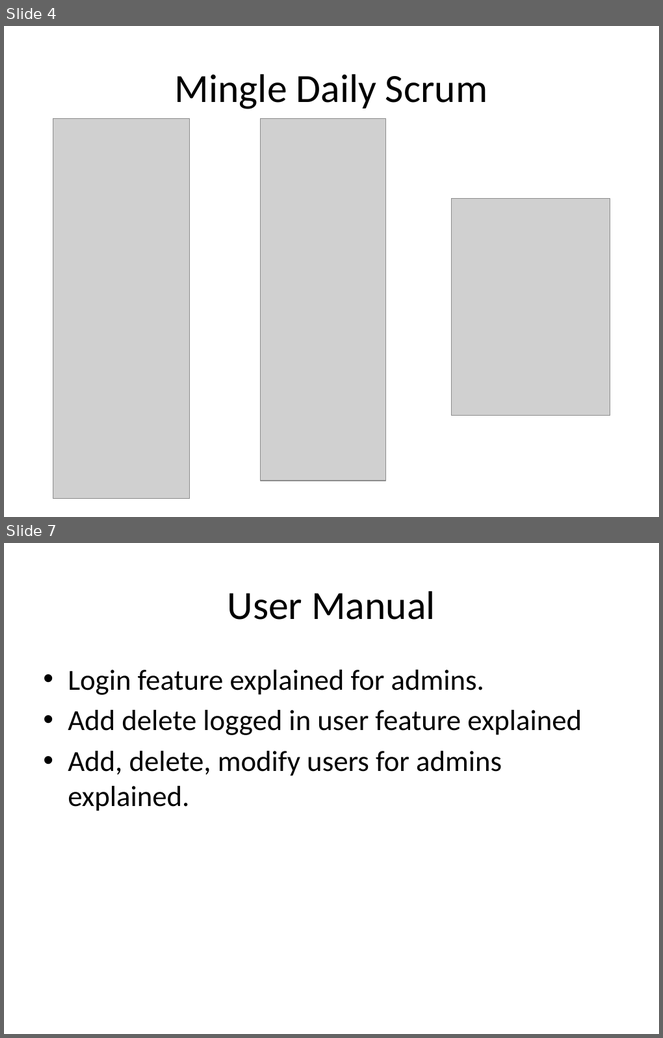
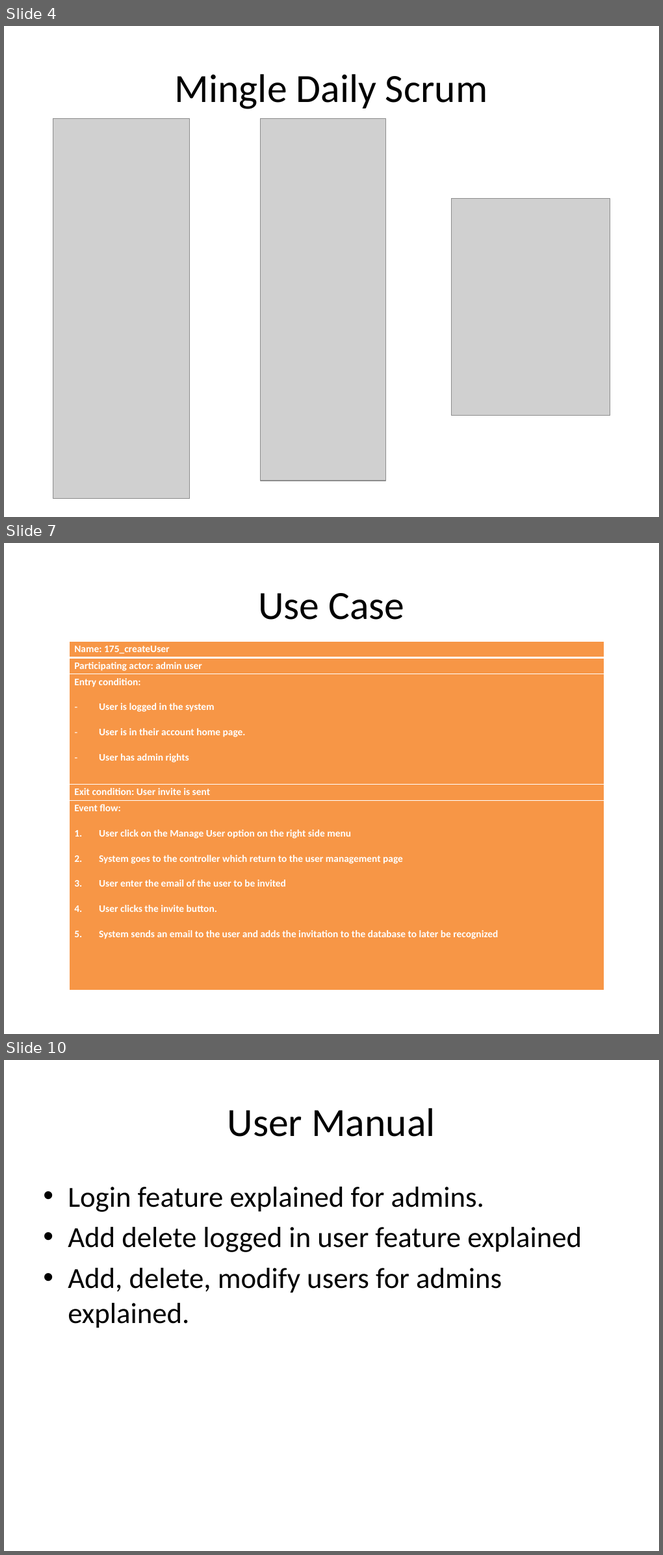
Before and after one commit to FIU-SCIS-Senior-Project-2015-Spring/Designer-Drugs-Database-App, a slide deck: Presentation Slides/Presentation 3.pptx. Shown one above the other, each under a label of ours: slides 4 and 7 before the commit, slides 4, 7 and 10 after it; the slides between them are not shown. The pictures are 663x1038 and 663x1555 pixels, drawn with LibreOffice and Linux fonts; fonts in the diff are those of the drawing; grey boxes stand for pictures. Boxes give left, top, right and bottom in pixels: in the first picture for what was removed or moved away, otherwise in the second. Text is boxed around its words. In the diff, an @@ line names an element or a change of style, - is before the commit and + after.

Commit message:
send msg module done logged in user summary done

```diff
--- a/Presentation Slides/Presentation 3.pptx
+++ b/Presentation Slides/Presentation 3.pptx
@@ slide 7 added at (4, 543, 659, 1034), background #FFFFFF @@
@@ title added at (258, 593, 404, 620), 44 pt, text #000000 @@
+Use Case
@@ table added at (70, 641, 605, 990), 5 rows, 1 columns @@
+Name: 175_createUser
+Participating actor: admin user
+Entry condition: / User is logged in the system / User is in their account home page. / User has admin rights
+Exit condition: User invite is sent
+Event flow: / User click on the Manage User option on the right side menu / System goes to the controller which return to the user management page / User enter the email of the user to be invited / User clicks the invite button. / System sends an email to the user and adds the invitation to the database to later be recognized
@@ what was slide 7 is now slide 10 @@
```
Also in this commit, not shown: 4 slides changed, 2 other slides added, 57 other files.
